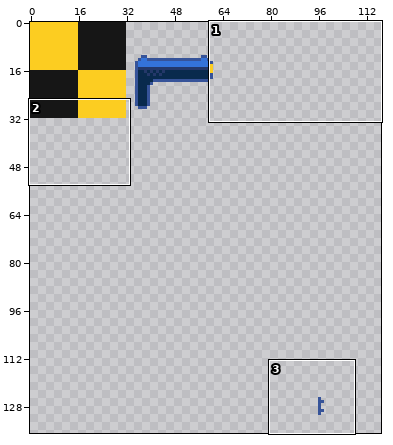
Two versions of one pixel-art file, assets/pickups.ase. The first picture is a wide view before the edit; the outline marks the close-up.
Close-up. The starting point:
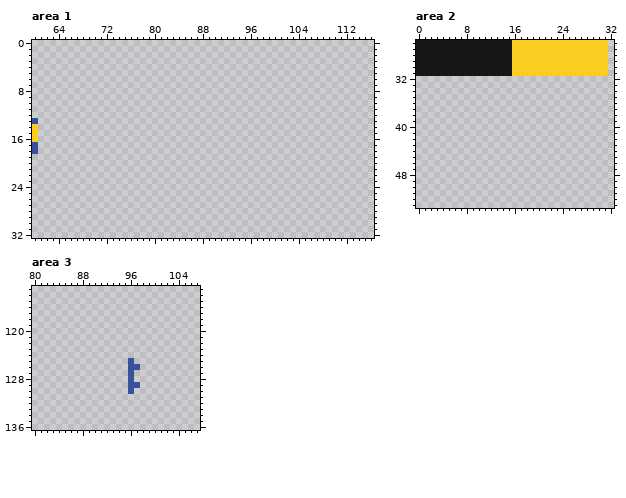
256x256 pixels, 1 frame. Shown: area 1: x 60..116, y 0..32; area 2: x 0..32, y 26..53; area 3: x 80..107, y 113..136. The wide view leaves out empty margins.
The result:
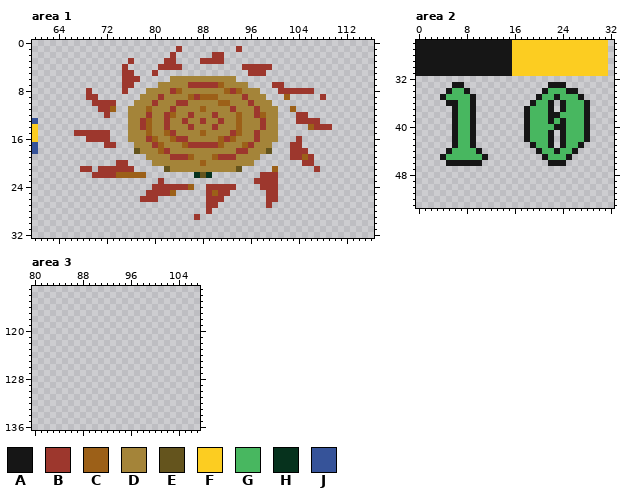
Palette (. is transparent): A #161616  B #9d372d  C #9c6018  D #a48439  E #64541d  F #fccd21  G #48b760  H #06321d  J #365399
Change:
Changed rows in their new state; - is an unchanged pixel.
Area 1:
first column x 67:
 1 -----------------B---------B---------------
 2 ----------------B------BB------------------
 3 ---------B-----BB----BBBB------------------
 4 --------B-----BBBB----------BBBBB----------
 5 --------BB---B---------------BBB-----------
 6 --------BBB-----DDDDDDDDDDD----------------
 7 --------BB----DDDDDBBBBBCDDDD----BB--------
 8 --B-----B---DDDDBCDDDDDDDCBCDDD---BBBBBB---
 9 --BB-------DDDBDDDDCBCCCDDDDBDDD---C-----B-
10 ---BBBB---DDDBDDDBBDDDDDCCDDDBDDD----------
11 ----BBC--DDDCDDDBDDDDCDDDDBDDDBDDD--C------
12 -----B---DDDBDDBCDDBDDDBDDDCDDBCDD---BB----
13 ---------DDBCDDBDDBDDBDDBDDCDDDBDD---BBBB--
14 ---------DDBCDDBDDDBDDDBDDDCDDDBDD-----CBBB
15 BBBBBB---DDDCDDCBDDDDCDDDDBCDDBDDD---------
16 --BBBB---DDDBCDDCBBDDDDDCBCDDDBDDD---B-----
17 -----BB---DDDBCDDDCBBBBBCDDDCBDDD---BB-----
18 ----------EDDDCBDDDDDDDDDDDBBDDDE---BBB----
19 ------------DDDDBBBCDDDCBBBDDDD-----BBCB---
20 -------BB----DDDDDDDDCDDDDDDDD--------BB---
21 -BB-BBBBBB-----EDDDDDDDDDDDE-----C------B--
22 ---BBBBCCCCC--------HEH--------BBB---------
23 --------------B---------------BBBB---------
24 -------------BBBBBBC--BBBBB----BBB---------
25 ------------BBBBC-----BCBB------BB---------
26 -----------BBB--------BBB-------BB---------
27 ----------------------BB--------B----------
28 ----------------------B--------------------
29 --------------------B----------------------
Area 2:
first column x 4:
33 --AA--------------AAA----
34 -AGGA------------AGGGAA--
35 AGGGGA----------AGGAGGGA-
36 -AAGGA---------AGGA-AGGGA
37 --AGGA--------AGGGA-AGGGA
38 --AGGA--------AGGGAAGGGGA
39 --AGGA--------AGGGAGAGGGA
40 --AGGA--------AGGGGAAGGGA
41 --AGGA--------AGGGA-AGGGA
42 --AGGA--------AGGGA-AGGGA
43 --AGGA---------AGGA-AGGA-
44 -AGGGGA---------AGGAGGA--
45 AGGGGGGA---------AGGGA---
46 -AAAAAA-----------AAA----
Area 3:
first column x 96:
125 .-
126 ..
127 .-
128 .-
129 ..
130 .-
Pixel boxes of the changes (left, top, right, bottom) in both close-ups:
added: (74, 46, 332, 220)
added: (440, 82, 488, 166)
added: (524, 82, 590, 166)
erased: (128, 358, 140, 394)
